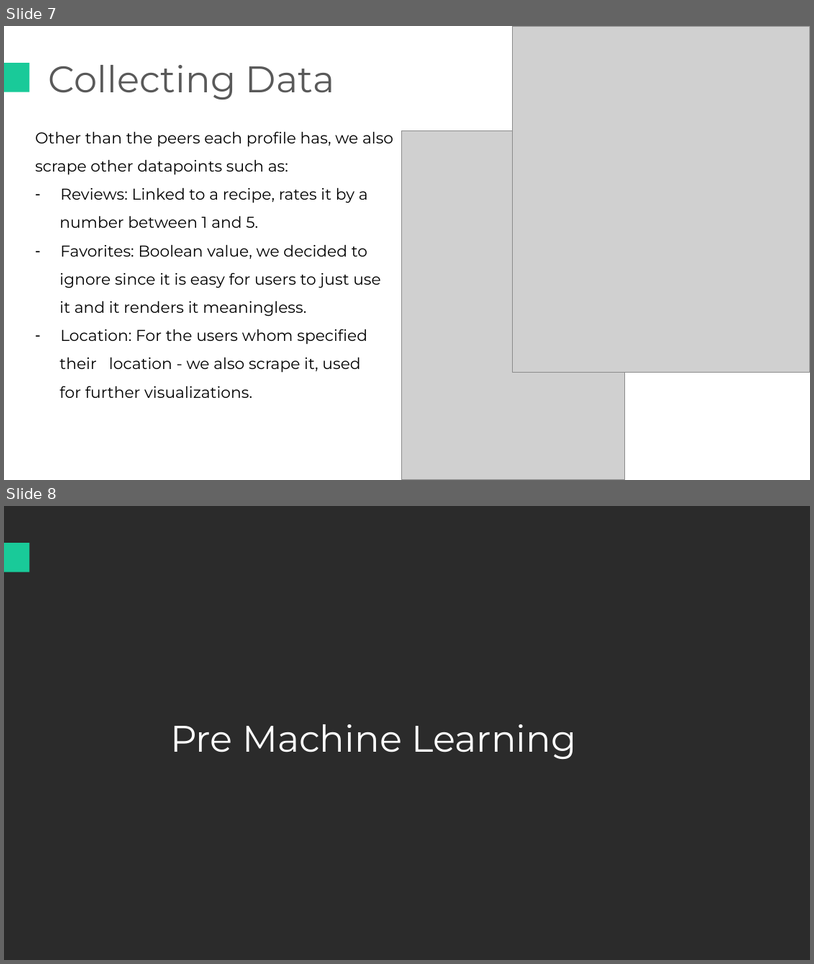
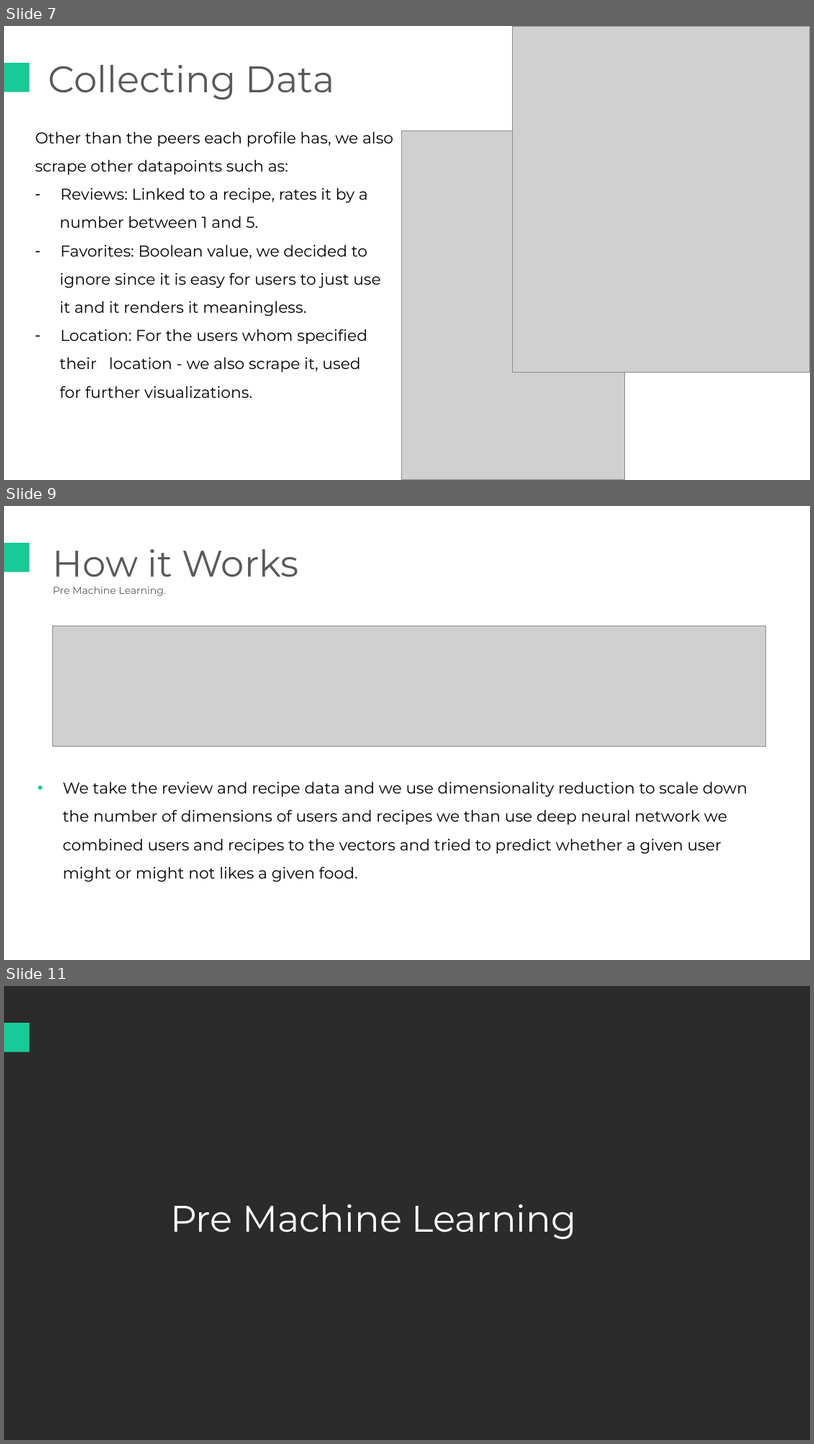
Before and after one commit to tuxiqae/Friecipe, a slide deck: Data Scince - Fricipe.pptx. Shown one above the other, each under a label of ours: slides 7 and 8 before the commit, slides 7, 9 and 11 after it; the slides between them are not shown. The pictures are 814x964 and 814x1444 pixels, drawn with LibreOffice and Linux fonts; fonts in the diff are those of the drawing; grey boxes stand for pictures; background and template pictures are left out; a plain dark background stands for a picture behind light text. Boxes give left, top, right and bottom in pixels: in the first picture for what was removed or moved away, otherwise in the second. Text is boxed around its words. In the diff, an @@ line names an element or a change of style, - is before the commit and + after.

```diff
--- a/Data Scince - Fricipe.pptx
+++ b/Data Scince - Fricipe.pptx
@@ slide 9 added at (4, 506, 810, 960), background #FFFFFF @@
@@ rectangle added at (4, 543, 30, 572), fill #19CA99 @@
@@ text added at (53, 549, 299, 596), 9 pt, text #595959 @@
+How it Works
+Pre Machine Learning.
@@ picture added at (53, 626, 766, 746) @@
@@ text added at (63, 781, 748, 882), 14 pt, text #000000 @@
+• We take the review and recipe data and we use dimensionality reduction to scale down the number of dimensions of users and recipes we than use deep neural network we combined users and recipes to the vectors and tried to predict whether a given user might or might not likes a given food.
@@ what was slide 8 is now slide 11 @@
```
Also in this commit, not shown: 2 slides changed, 7 other slides added, 3 other files.
